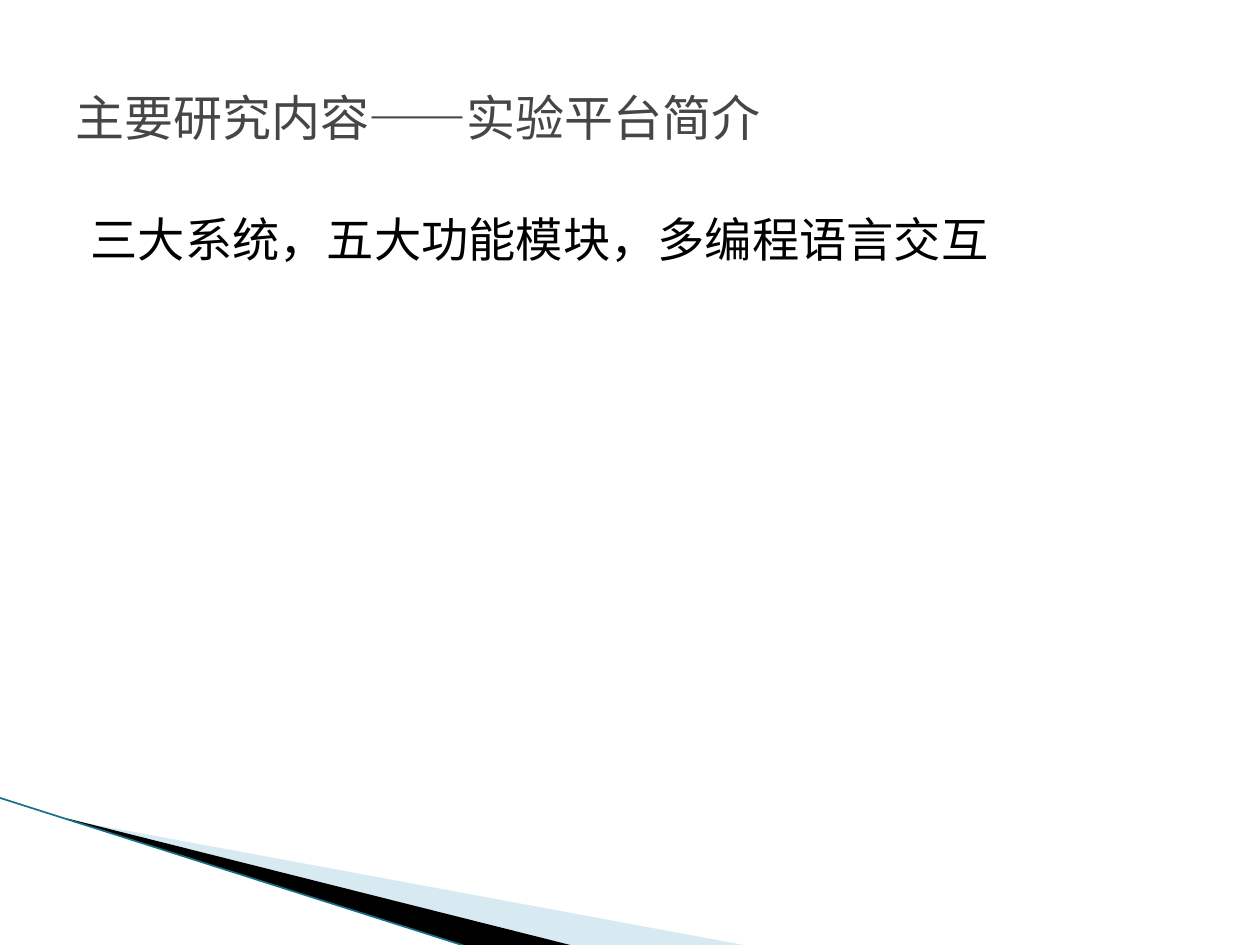
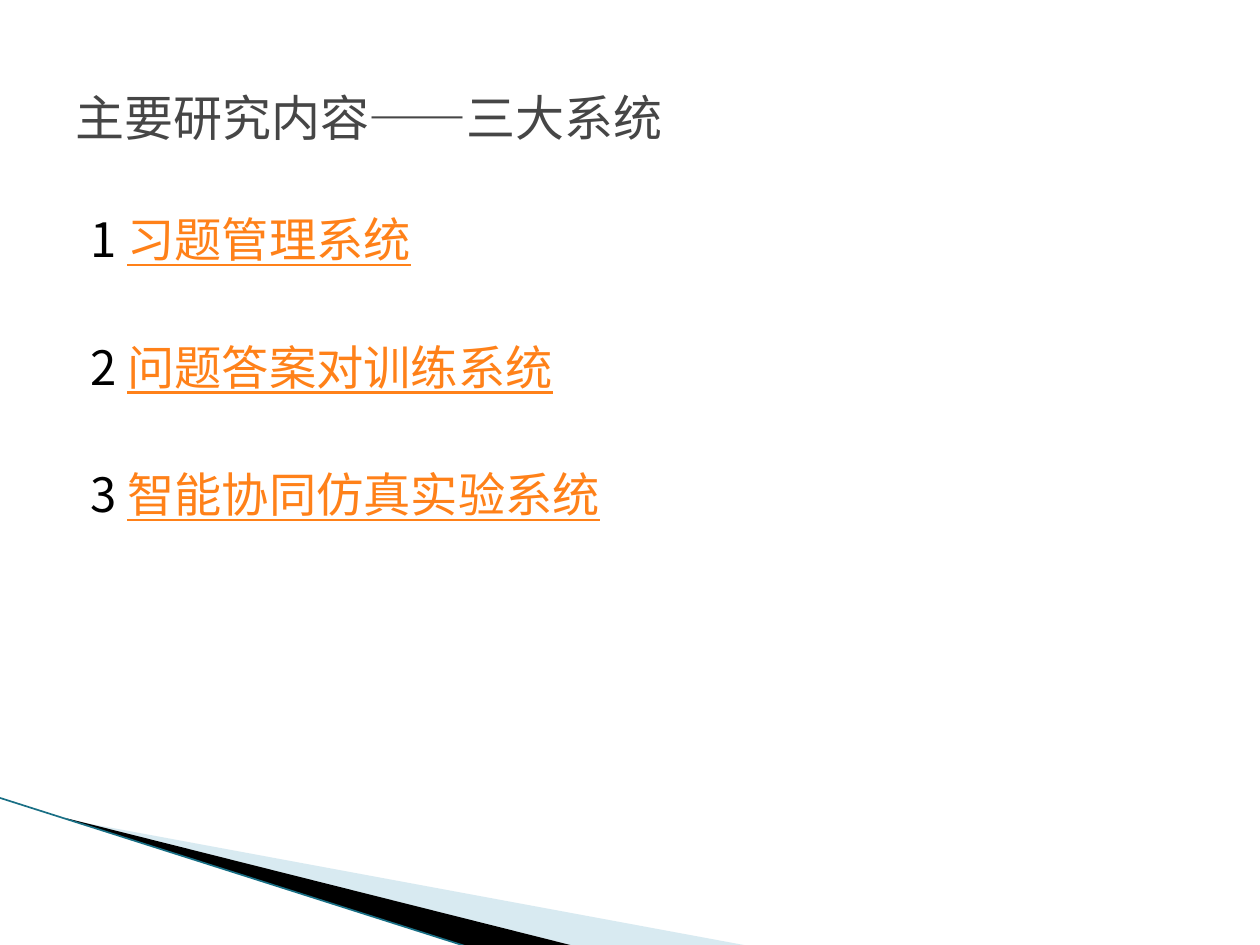
Before and after one commit to zxy15914507674/bishe, a slide deck: slide 7 of 张祥裕答辩PPT.pptx (slide 6 before the commit). Drawn at 1260x945 pixels with LibreOffice and Linux fonts; fonts in the diff are those of the drawing; background and template pictures are left out. Boxes give left, top, right and bottom in pixels: in the first picture for what was removed or moved away, otherwise in the second. Text is boxed around its words. In the diff, an @@ line names an element or a change of style, - is before the commit and + after.

Commit message:
刷脸登录模块完成

```diff
--- a/张祥裕答辩PPT.pptx
+++ b/张祥裕答辩PPT.pptx
@@ title at bbox=[75, 94, 662, 140]: text changed @@
-主要研究内容——实验平台简介
+主要研究内容——三大系统
@@ text at bbox=[91, 217, 600, 521]: text changed; text colour #000000 to #FF8119 @@
-三大系统，五大功能模块，多编程语言交互
+1 习题管理系统
+2 问题答案对训练系统
+3 智能协同仿真实验系统
```
Also in this commit, not shown: 3 other slides changed, 3 slides added.
